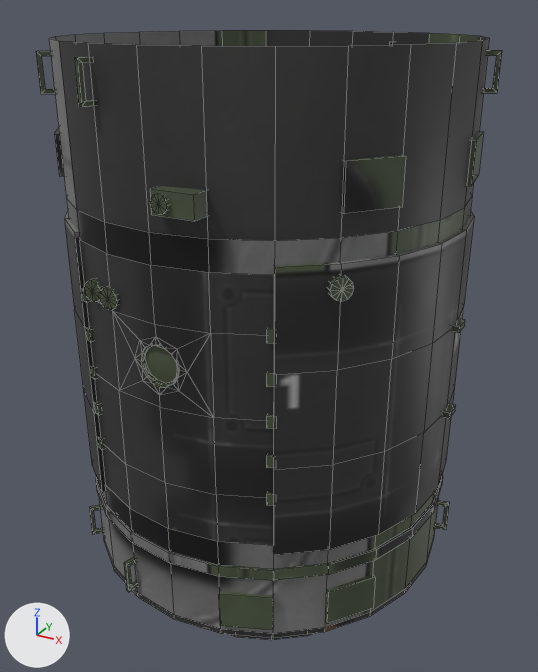
An edit to the Blender file mye/lab.blend, drawn before and after from the same camera.
One viewpoint serves both versions: a camera (50 mm lens) standing at (2.28, -4.14, 2.02) and looking at (0.02, -0.03, -0.03). The axes (+X, +Y, +Z) are drawn at lower left. The lights are the same throughout. Mesh edges are drawn as thin lines on the coarser meshes.

Script lines for the objects in view, before the commit:
```python
me_mesh = bpy.data.meshes.new('mesh')
me_mesh.from_pydata(...)  # 1285 vertices, 1032 faces; spans x -1.31..1.31, y -1.34..1.28, z -1.88..1.88
me_mesh.polygons.foreach_set('use_smooth', [True] * 1032)
me_mesh.materials.append(mat_m)  # picture img_a1_psd
me_mesh_001 = bpy.data.meshes.new('mesh.001')
me_mesh_001.from_pydata(...)  # 98 vertices, 96 faces; spans x -0.11..0.11, y -1.23..1.23, z 0.14..0.36
me_mesh_001.polygons.foreach_set('use_smooth', [True] * 96)
me_mesh_001.materials.append(mat_m)  # picture img_a1_psd
ob_mesh = bpy.data.objects.new('mesh', me_mesh)
ob_mesh.location = (0.0, 0.0, 0.0)
ob_windows = bpy.data.objects.new('windows', me_mesh_001)
ob_windows.location = (0.0, 0.0, 0.0)
```
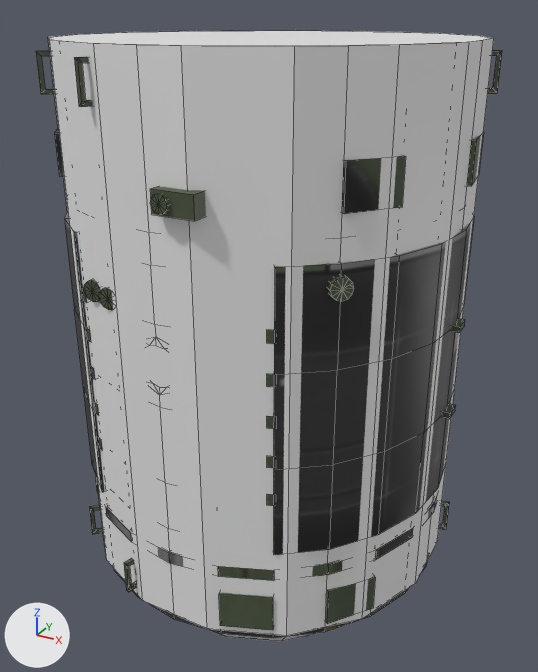
Where the change shows, as pixel boxes (x1, y1, x2, y2) in the pictures (538 x 672 px):
'c_1', added
    after: (48, 30, 494, 642)
'mesh', unchanged, covered by the edit
    before: (36, 31, 502, 640)
    after: (36, 50, 502, 638)

Patch to the scene script:
```diff
--- a/mye/lab.blend.py
+++ b/mye/lab.blend.py
@@ me_cylinder @@
+me_cylinder.from_pydata(...)  # 48 vertices, 34 faces; spans x -1.25..1.25, y -1.25..1.25, z -1.88..1.88
@@ ob_c_1 @@
+ob_c_1 = bpy.data.objects.new('c_1', me_cylinder)
+ob_c_1.location = (0.0, 0.0, 0.0)
```
